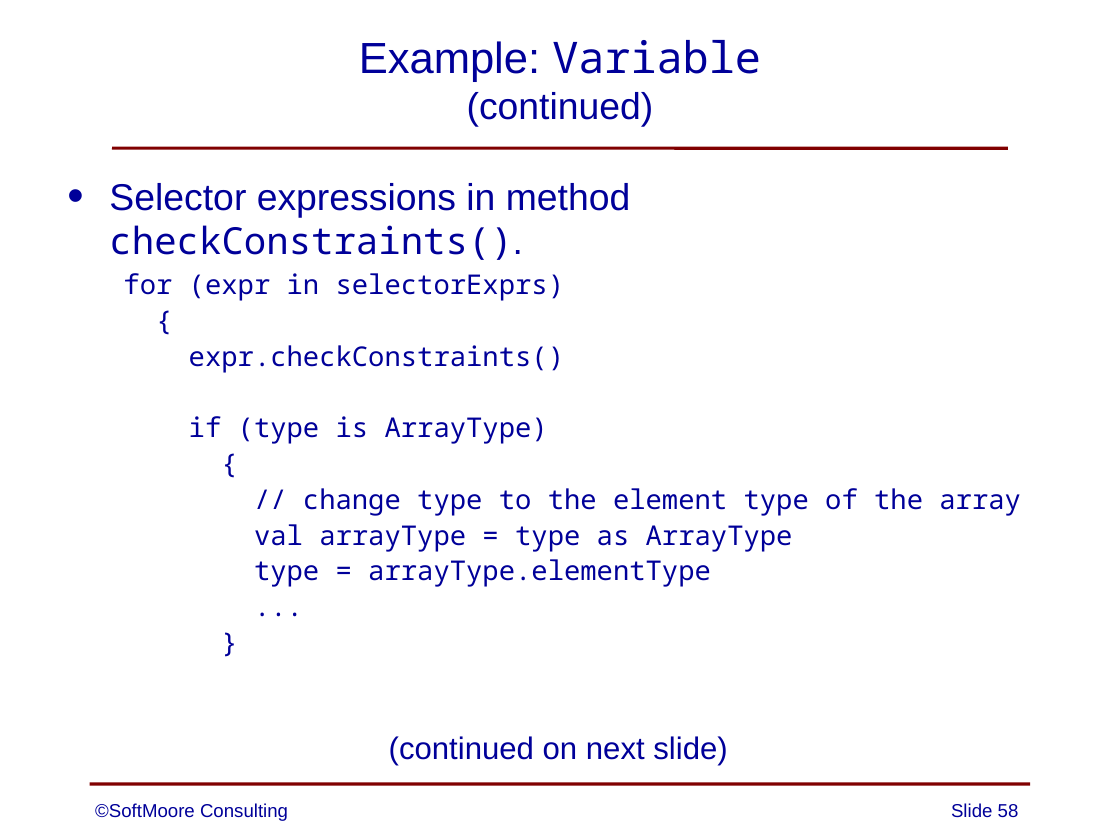
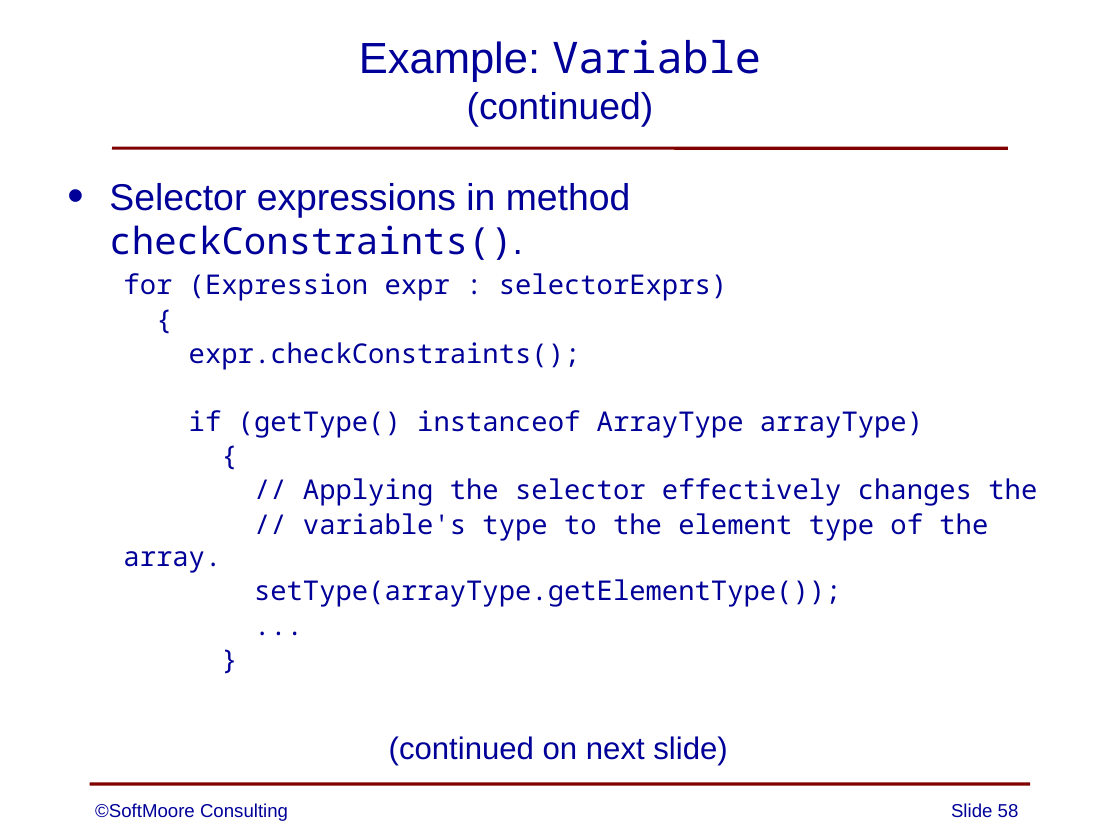
Before and after one commit to SoftMoore/CPRL-Java-3rd, a slide deck: slide 58 of PowerPoints/08 - Abstract Syntax Trees.pptx. Drawn at 1120x840 pixels with LibreOffice and Linux fonts; fonts in the diff are those of the drawing. Boxes give left, top, right and bottom in pixels: in the first picture for what was removed or moved away, otherwise in the second. Text is boxed around its words. In the diff, an @@ line names an element or a change of style, - is before the commit and + after.

```diff
--- a/PowerPoints/08 - Abstract Syntax Trees.pptx
+++ b/PowerPoints/08 - Abstract Syntax Trees.pptx
@@ text "Selector expressions in method checkConstraints()." at box(109, 183, 1037, 607): less space between paragraphs @@
@@ text at box(123, 273, 727, 301): text changed @@
-  for (expr in selectorExprs)
+  for (Expression expr : selectorExprs)
@@ text at box(189, 342, 923, 438): text changed @@
-  expr.checkConstraints()
-  if (type is ArrayType)
+  expr.checkConstraints();
+  if (getType() instanceof ArrayType arrayType)
@@ text at box(123, 478, 1037, 607): text changed @@
-  // change type to the element type of the array
-  val arrayType = type as ArrayType
-  type = arrayType.elementType
+  // Applying the selector effectively changes the
+  // variable's type to the element type of the array.
+  setType(arrayType.getElementType());
```
Also in this commit, not shown: 1 other slide changed.
